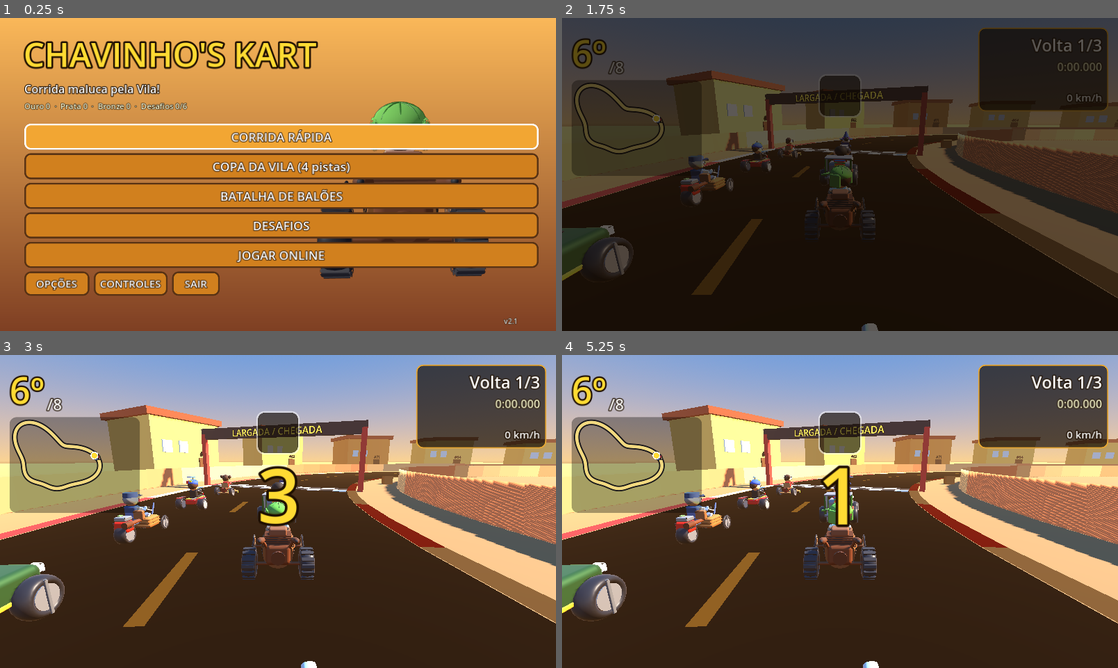
Above: before the commit, frames 1-4 (two rows, left to right).
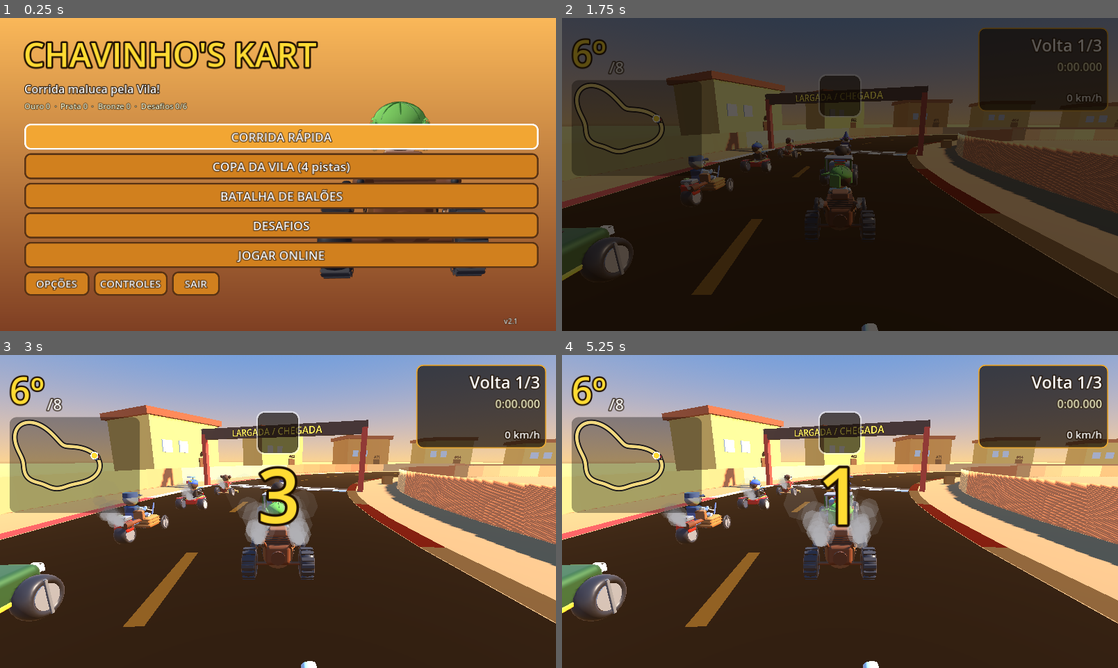
Above: after the commit, the same moments.

Repository: evandrofernandes12-dot/eva-ai
Game: Godot game, scene res://scenes/main/MainMenu.tscn
Same seed, same stepped clock (60 frames per second), same inputs: the game is played once before the commit and once after it.
Inputs (mouse positions are in pixels of both pictures, inside the frame that each line leads up to):
- Up to frame 1 (0.25 s): no input
- Up to frame 2 (1.75 s): move the mouse to (962, 158) at 0.52 s; hold D (steer_right) 0.53-1.28 s; hold Space (drift) 0.53-1.28 s; click (962, 158) at 0.67 s; move the mouse to (728, 190) at 1.27 s; hold S (brake) from 1.28 s (still down); tap Space (drift) at 1.35 s
- Up to frame 3 (3 s): move the mouse to (333, 442) at 2.02 s; release S (brake) at 2.03 s; hold D (steer_right) 2.03-2.78 s; hold Space (drift) 2.03-2.78 s; tap E (use_item) at 2.1 s; move the mouse to (250, 574) at 2.77 s; hold W (accelerate) from 2.78 s (still down); tap Space (drift) at 2.85 s; click (250, 574) at 2.92 s
- Up to frame 4 (5.25 s): move the mouse to (1006, 558) at 3.52 s; release W (accelerate) at 3.53 s; hold Space (drift) 3.53-4.28 s; hold A (steer_left) 3.53-5.03 s; move the mouse to (673, 464) at 4.27 s; tap E (use_item) at 4.35 s; tap Space (drift) at 4.55 s; move the mouse to (867, 511) at 5.02 s; hold S (brake) from 5.03 s (still down); hold Space (drift) from 5.03 s (still down); click (867, 511) at 5.17 s

The runs differ from the first frame. In frame 1, less than 0.1% of the frame differs, in the area x 61-82%, y 52-63%; in frame 2, less than 0.1%; in frame 3, 1.5%; in frame 4, 2.0%, in the area x 17-57%, y 39-63%.

Commit message:
Chaves: rodas dianteiras mais grossas; fumaça em nuvens em cada escapamento
Co-Authored-By: Claude Opus 5.5 <noreply@anthropic.com>
Claude-Session: https://claude.ai/code/session_01Kxc7kJoxyx7sGpG8h8AuvP

Diff:
--- a/chavinhos-kart/scripts/kart/KartVisuals.gd
+++ b/chavinhos-kart/scripts/kart/KartVisuals.gd
@@ -16,7 +16,8 @@
 var _steer_pivots: Array[Node3D] = []
 var _spin_nodes: Array[Node3D] = []
 var _spin_radii: Array[float] = []
-var _smoke: CPUParticles3D
+var _smokes: Array[CPUParticles3D] = []
+var _exhaust_points: Array[Vector3] = [] # pontas de escapamento extras (vários canos)
 var _sparks: CPUParticles3D
 var _exhaust_pos: Vector3 = Vector3(0.5, 0.8, 1.3)
 var _prop: Node3D
@@ -61,6 +62,8 @@
 	_stars = null
 	_trophy = null
 	_arm_r.clear()
+	_smokes.clear()
+	_exhaust_points.clear()
 	_body = Node3D.new()
 	_body.name = "Body"
 	add_child(_body)
@@ -119,14 +122,16 @@
 		_body.position.y = 0.3 + sin(_bob_t) * 0.08
 
 	# partículas
-	if _smoke != null:
-		_smoke.emitting = absf(speed) > 2.0
-		if boosting:
-			_smoke.color = Color(1.0, 0.55, 0.15, 0.9)
-		elif offroad:
-			_smoke.color = Color(0.55, 0.42, 0.28, 0.7)
-		else:
-			_smoke.color = Color(0.45, 0.45, 0.47, 0.5)
+	var smoke_col: Color = Color(0.55, 0.55, 0.57, 0.75)
+	if boosting:
+		smoke_col = Color(1.0, 0.6, 0.2, 0.95)
+	elif offroad:
+		smoke_col = Color(0.6, 0.46, 0.3, 0.8)
+	for sm in _smokes:
+		sm.emitting = true # solta fumaça até parado (motor ligado)
+		sm.color = smoke_col
+		sm.initial_velocity_min = 0.8 + ratio * 1.5
+		sm.initial_velocity_max = 1.6 + ratio * 2.5
 	if _sparks != null:
 		_sparks.emitting = drifting
 		_sparks.color = _drift_color(drift_level)
@@ -247,7 +252,7 @@
 		_limb(_body, p0, p1, 0.045, rust.darkened(0.1))
 		_limb(_body, p1, p2, 0.085, rust.darkened(0.25))       # silenciador
 		_limb(_body, p2, p2 + Vector3(0, 0.03, 0.12), 0.035, DARK) # ponteira
-	_exhaust_pos = eng + Vector3(0.45, 0.72, 1.05)
+		_exhaust_points.append(p2 + Vector3(0, 0.04, 0.2))
 	# eixo traseiro + pneus grossos com cravos
 	ProcMesh.cyl(_body, 0.05, 1.6, Vector3(0, 0.48, 1.0), rust, Vector3(0, 0, 90), -1.0, 0.6, 0.5)
 	for x: float in [-0.3, 0.3]:
@@ -264,15 +269,15 @@
 	_body.add_child(pivot)
 	var spinner := Node3D.new()
 	pivot.add_child(spinner)
-	ProcMesh.torus(spinner, radius * 0.86, radius, Vector3.ZERO, DARK, Vector3(0, 0, 90)).scale = Vector3(1, 0.9, 1)
-	ProcMesh.torus(spinner, radius * 0.72, radius * 0.88, Vector3.ZERO, wood, Vector3(0, 0, 90)).scale = Vector3(1, 0.7, 1)
-	ProcMesh.cyl(spinner, radius * 0.22, 0.14, Vector3.ZERO, wood.darkened(0.2), Vector3(0, 0, 90))
-	ProcMesh.cyl(spinner, radius * 0.1, 0.18, Vector3.ZERO, DARK, Vector3(0, 0, 90))
+	ProcMesh.torus(spinner, radius * 0.8, radius, Vector3.ZERO, DARK, Vector3(0, 0, 90)).scale = Vector3(1, 1.8, 1)        # borracha larga
+	ProcMesh.torus(spinner, radius * 0.66, radius * 0.84, Vector3.ZERO, wood, Vector3(0, 0, 90)).scale = Vector3(1, 1.45, 1) # aro encorpado
+	ProcMesh.cyl(spinner, radius * 0.26, 0.24, Vector3.ZERO, wood.darkened(0.2), Vector3(0, 0, 90))
+	ProcMesh.cyl(spinner, radius * 0.12, 0.3, Vector3.ZERO, DARK, Vector3(0, 0, 90))
 	for i in 8:
 		var arm := Node3D.new()
 		arm.rotation.x = TAU * float(i) / 8.0
 		spinner.add_child(arm)
-		ProcMesh.rbox(arm, Vector3(0.045, radius * 0.6, 0.045), Vector3(0, radius * 0.48, 0), wood)
+		ProcMesh.rbox(arm, Vector3(0.09, radius * 0.56, 0.06), Vector3(0, radius * 0.46, 0), wood)
 	_steer_pivots.append(pivot)
 	_spin_nodes.append(spinner)
 	_spin_radii.append(radius)
@@ -956,14 +961,32 @@
 
 
 func _build_fx() -> void:
-	_smoke = _make_particles(Color(0.45, 0.45, 0.47, 0.5), 22, 0.7, 0.14)
-	_smoke.position = _exhaust_pos
-	_smoke.direction = Vector3(0, 0.6, 1.0)
-	_smoke.spread = 25.0
-	_smoke.initial_velocity_min = 1.5
-	_smoke.initial_velocity_max = 3.0
-	_smoke.gravity = Vector3(0, 1.2, 0)
-	_body.add_child(_smoke)
+	var points: Array[Vector3] = []
+	points.append_array(_exhaust_points)
+	if points.is_empty():
+		points.append(_exhaust_pos)
+	for pt in points:
+		var sm: CPUParticles3D = _make_particles(Color(0.55, 0.55, 0.57, 0.75), 26, 1.1, 0.16)
+		sm.position = pt
+		sm.direction = Vector3(0, 0.7, 1.0)
+		sm.spread = 18.0
+		sm.initial_velocity_min = 0.8
+		sm.initial_velocity_max = 1.6
+		sm.gravity = Vector3(0, 1.4, 0)
+		sm.damping_min = 1.0
+		sm.damping_max = 2.0
+		# nuvem: nasce pequena, cresce e vai sumindo
+		var grow := Curve.new()
+		grow.add_point(Vector2(0.0, 0.4))
+		grow.add_point(Vector2(0.4, 1.3))
+		grow.add_point(Vector2(1.0, 2.2))
+		sm.scale_amount_curve = grow
+		var fade := Gradient.new()
+		fade.colors = PackedColorArray([Color(1, 1, 1, 0.9), Color(1, 1, 1, 0.55), Color(1, 1, 1, 0.0)])
+		fade.offsets = PackedFloat32Array([0.0, 0.5, 1.0])
+		sm.color_ramp = fade
+		_body.add_child(sm)
+		_smokes.append(sm)
 	_sparks = _make_particles(Color(1.0, 0.95, 0.6), 30, 0.4, 0.07)
 	_sparks.position = Vector3(0, 0.2, 1.0)
 	_sparks.direction = Vector3(0, 1.0, 0.8)
